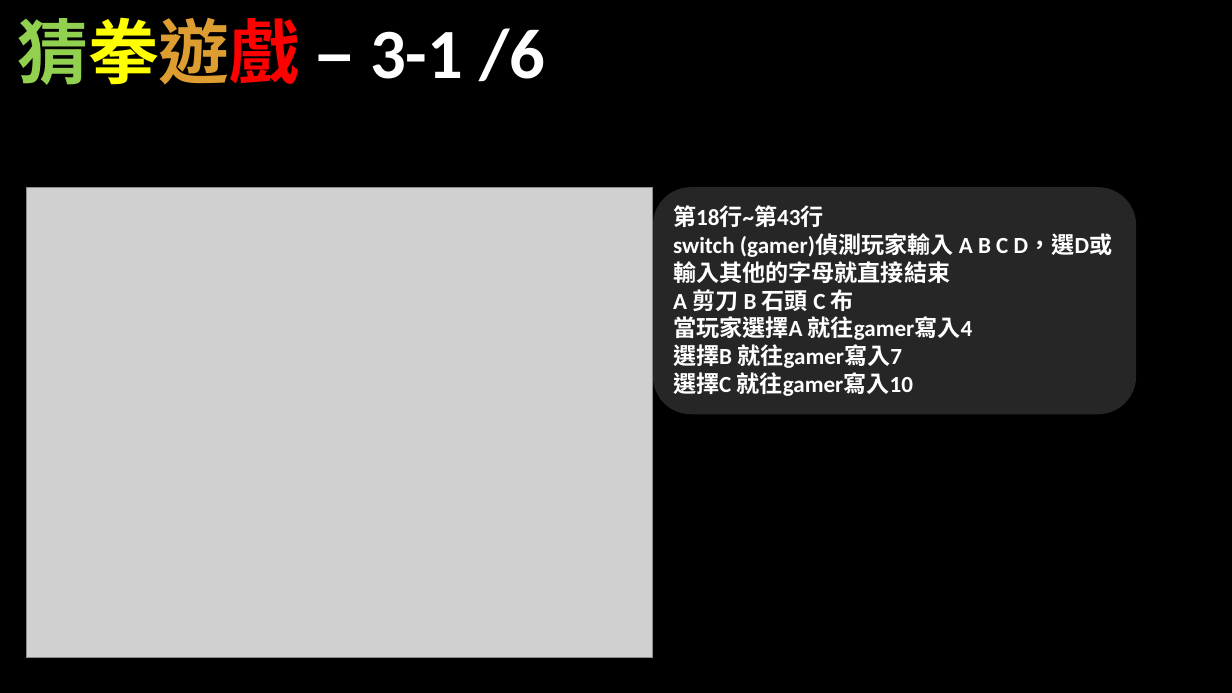
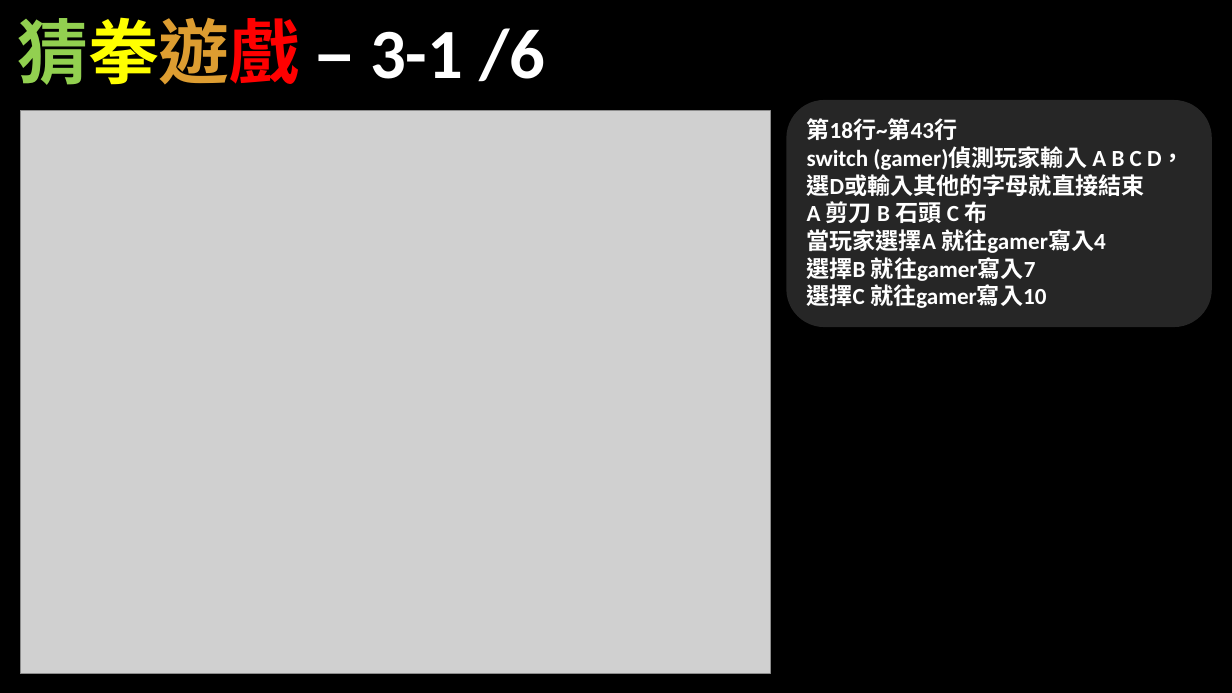
Before and after one commit to CK-Choco/Programming_Language, a slide deck: slide 8 of C/小遊戲/猜拳遊戲(原始檔)/猜拳遊戲.pptx. Drawn at 1232x693 pixels with LibreOffice and Linux fonts; fonts in the diff are those of the drawing; grey boxes stand for pictures; background and template pictures are left out. Boxes give left, top, right and bottom in pixels: in the first picture for what was removed or moved away, otherwise in the second. Text is boxed around its words. In the diff, an @@ line names an element or a change of style, - is before the commit and + after.

```diff
--- a/C/小遊戲/猜拳遊戲(原始檔)/猜拳遊戲.pptx
+++ b/C/小遊戲/猜拳遊戲(原始檔)/猜拳遊戲.pptx
@@ picture: place and size @@
-picture at [26, 188, 653, 658]
+picture at [20, 110, 771, 674]
@@ rounded rectangle "第18行~第43行": place and size @@
-rounded rectangle "第18行~第43行" at [653, 188, 1137, 415]
+rounded rectangle "第18行~第43行" at [787, 100, 1212, 327]
```
Also in this commit, not shown: 3 other slides changed.
